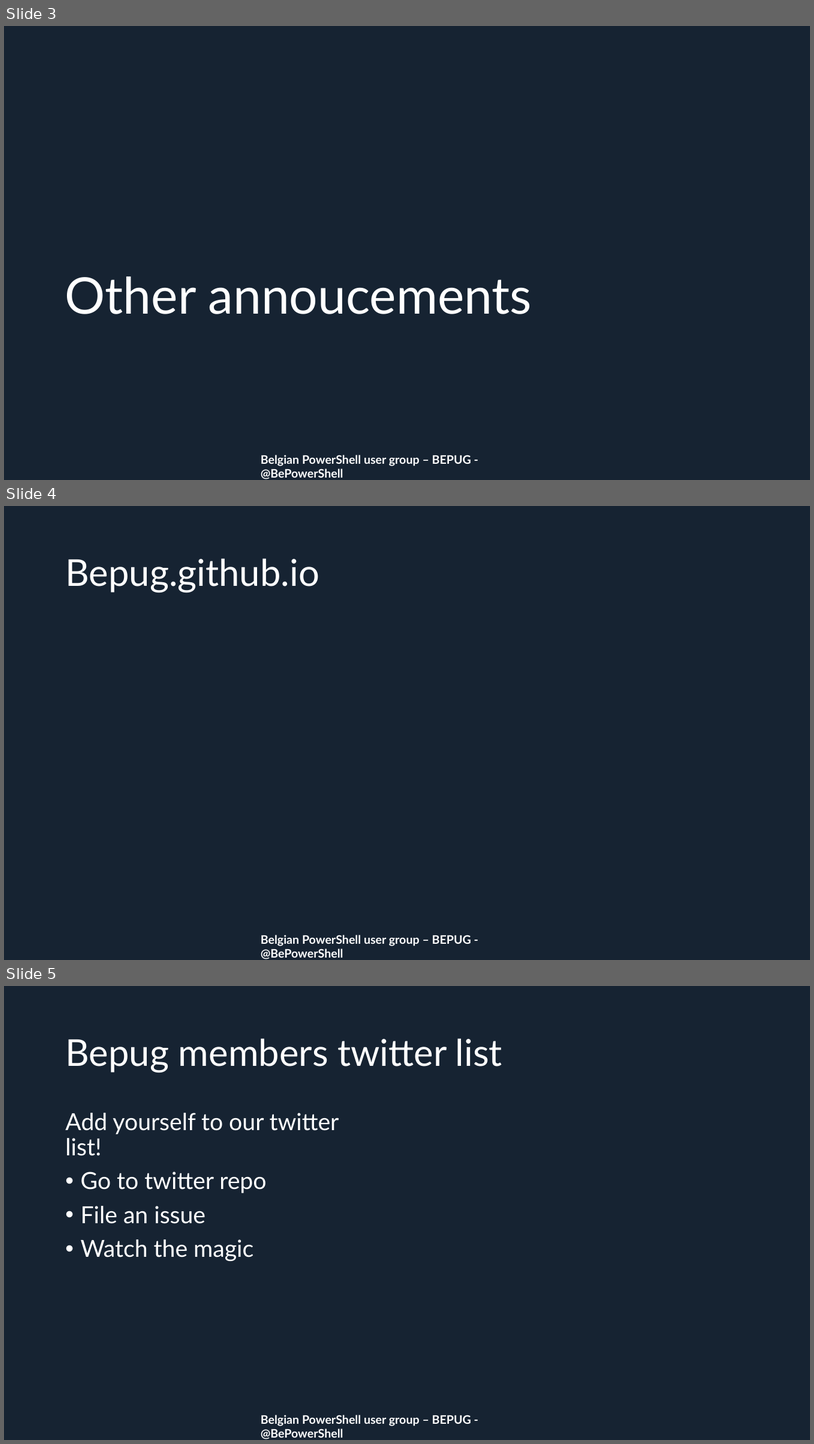
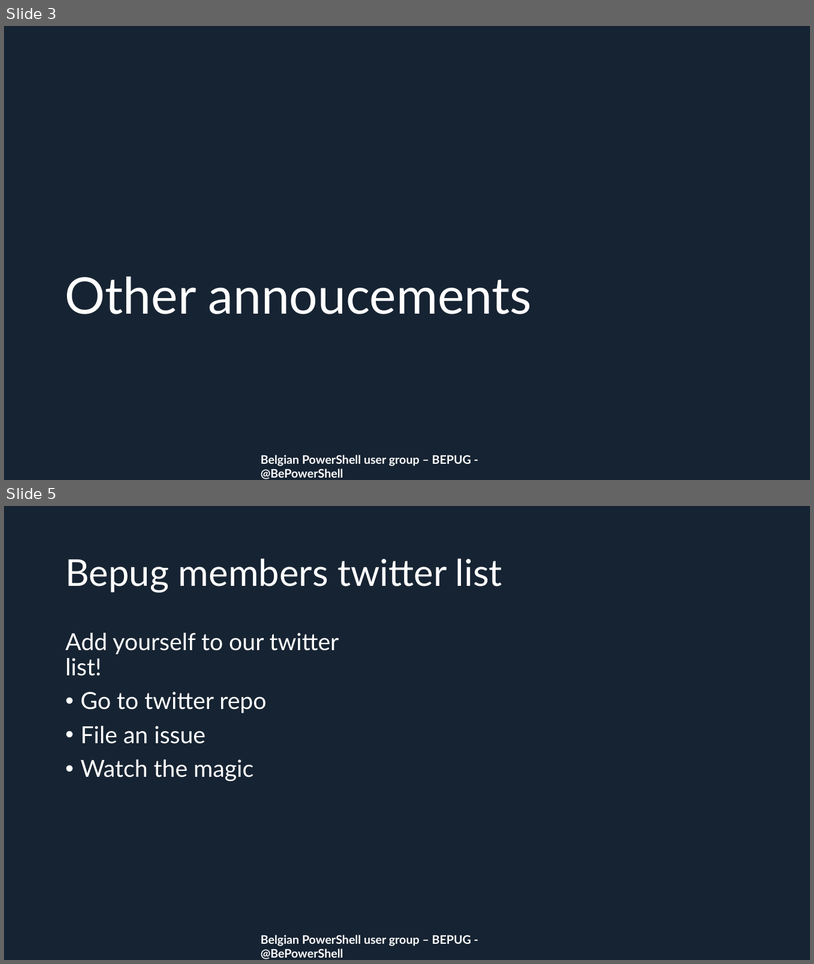
Before and after one commit to BEPUG/meetups, a slide deck: 20180927/_bepug/meetup27092018-outro.pptx. Shown one above the other, each under a label of ours: slides 3, 4 and 5 before the commit, slides 3 and 5 after it; the slides between them are not shown. The pictures are 814x1444 and 814x964 pixels, drawn with LibreOffice and Linux fonts; fonts in the diff are those of the drawing; background and template pictures are left out. Boxes give left, top, right and bottom in pixels: in the first picture for what was removed or moved away, otherwise in the second. Text is boxed around its words. In the diff, an @@ line names an element or a change of style, - is before the commit and + after.

Commit message:
adds bepug ppt's for setmner meetup

```diff
--- a/20180927/_bepug/meetup27092018-outro.pptx
+++ b/20180927/_bepug/meetup27092018-outro.pptx
@@ slide 4 removed at (x1=4, y1=506, x2=810, y2=960), background #162332; not listed: 1 template element that a slide beside it also shows @@
@@ title removed at (x1=65, y1=558, x2=320, y2=592) @@
-Bepug.github.io
```
Also in this commit, not shown: 1 slide changed, 4 slides added, 3 other slides removed, 1 other file.
